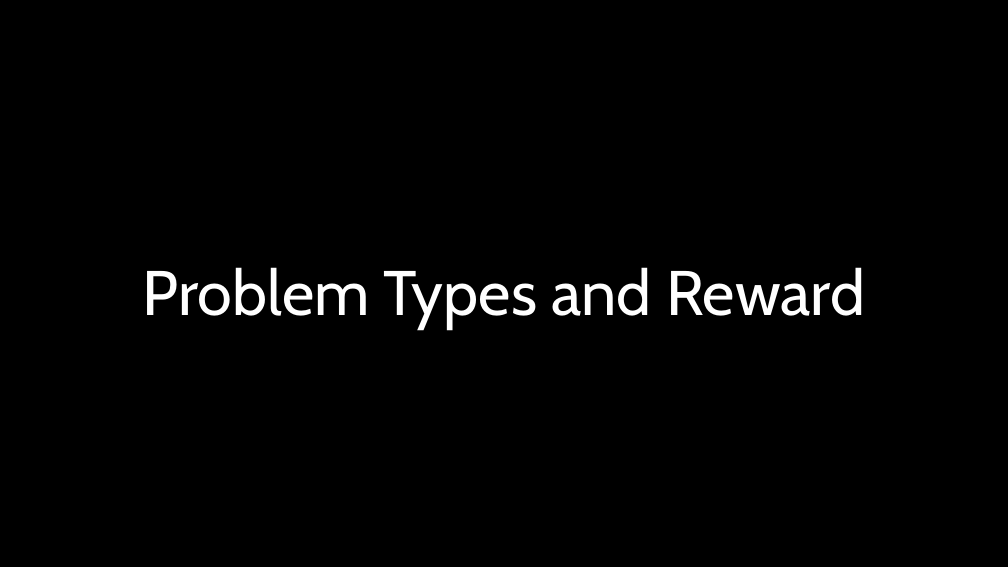
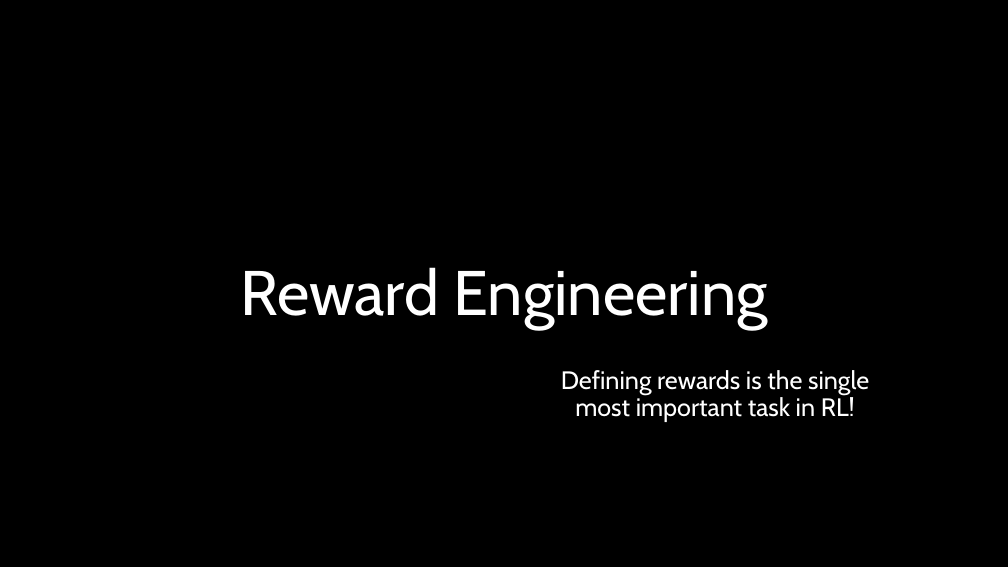
Before and after one commit to mhahsler/Introduction_to_Reinforcement_Learning, a slide deck: slide 3 of slides/Lecture_Reward_Engineering.pptx. Drawn at 1008x567 pixels with LibreOffice and Linux fonts; fonts in the diff are those of the drawing; background and template pictures are left out. Boxes give left, top, right and bottom in pixels: in the first picture for what was removed or moved away, otherwise in the second. Text is boxed around its words. In the diff, an @@ line names an element or a change of style, - is before the commit and + after.

```diff
--- a/slides/Lecture_Reward_Engineering.pptx
+++ b/slides/Lecture_Reward_Engineering.pptx
@@ title at [240,267,768,329]: text changed @@
-Problem Types and Reward
+Reward Engineering
@@ text added at [561,370,869,422], 24 pt, text #FFFFFF @@
+Defining rewards is the single most important task in RL!
```
Also in this commit, not shown: 5 other slides changed, 1 other file.
